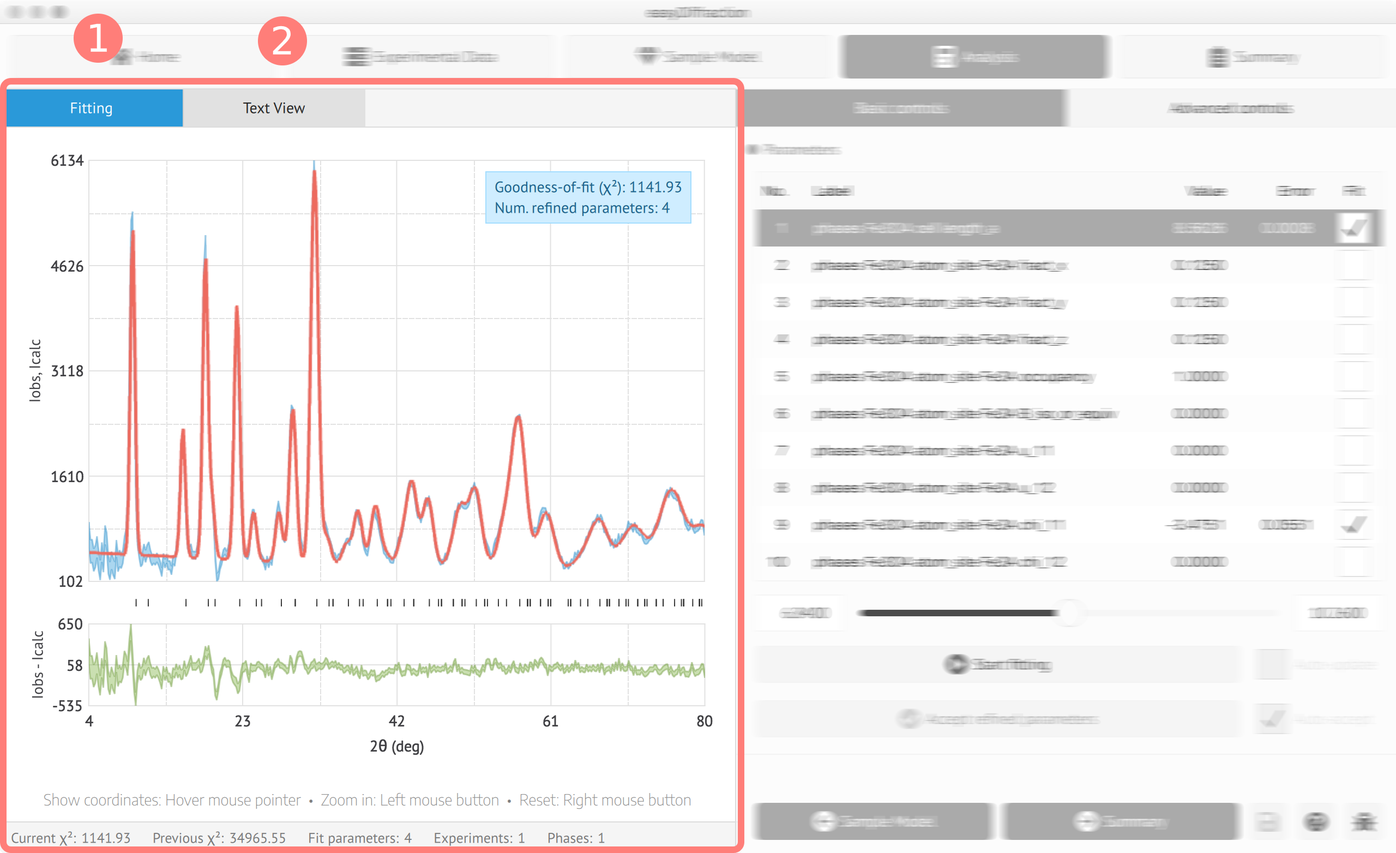
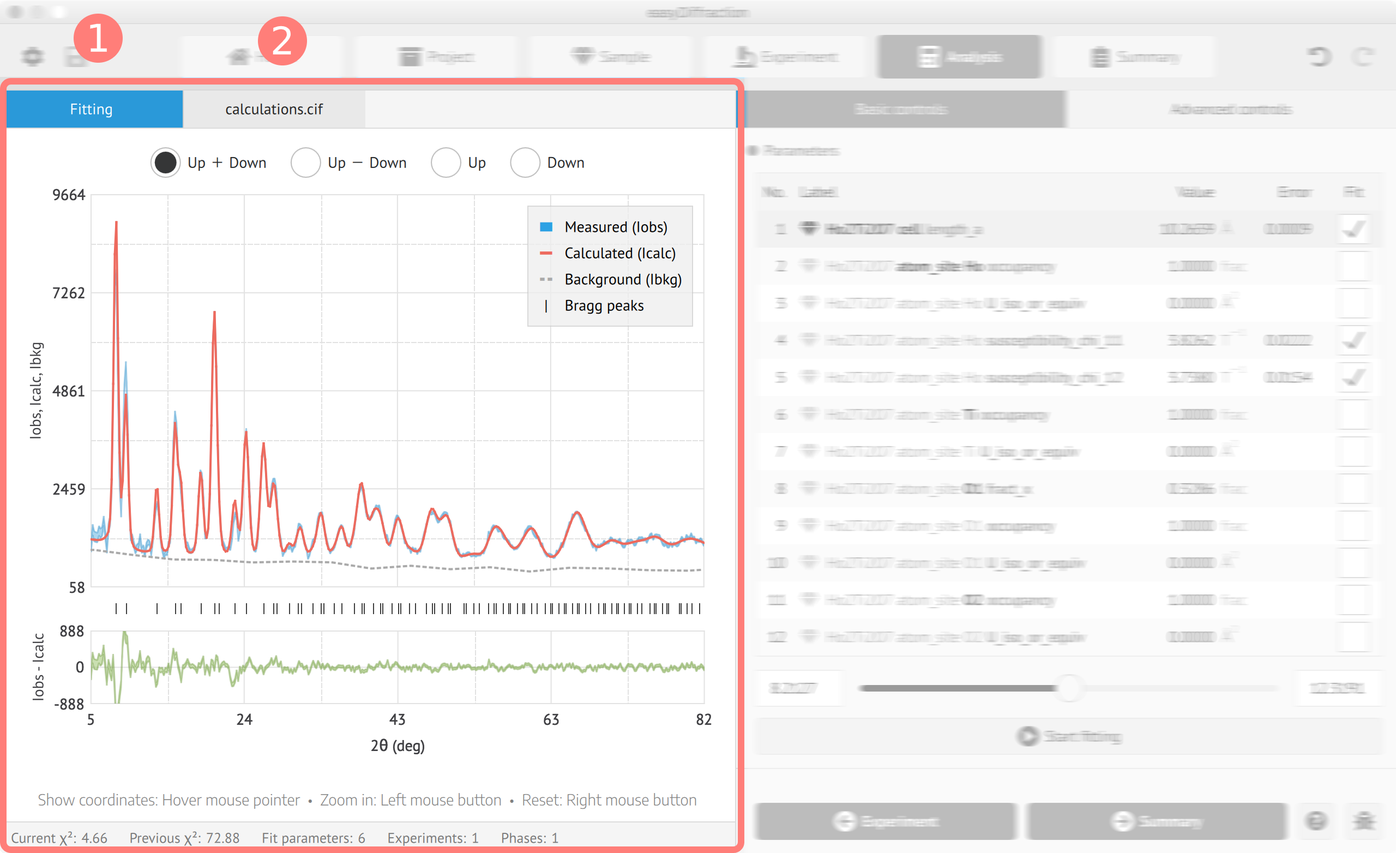
Two versions of the same layered image (1396 x 853). Layer-by-layer changes:
painted on "Background" over [0, 0, 1396, 853]
